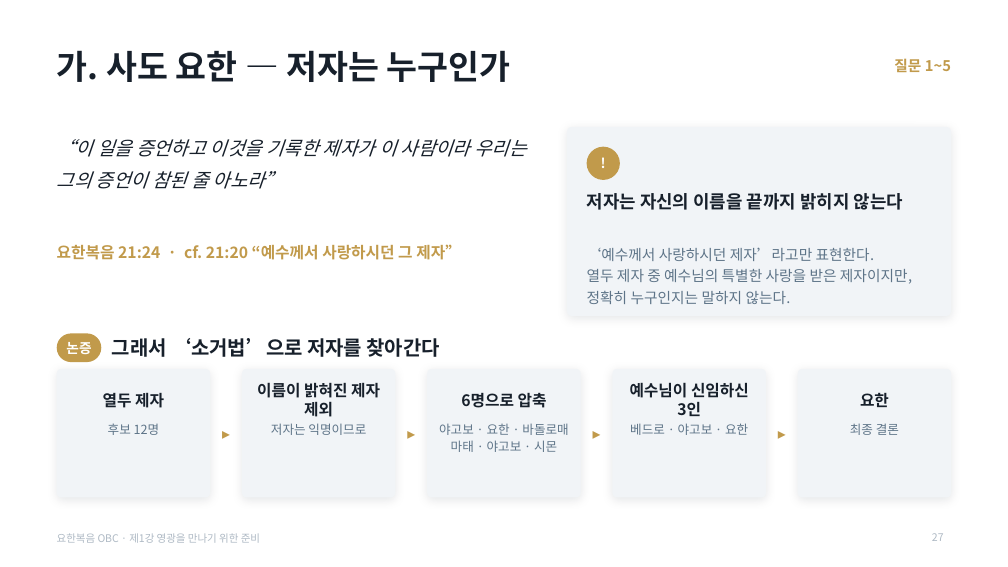
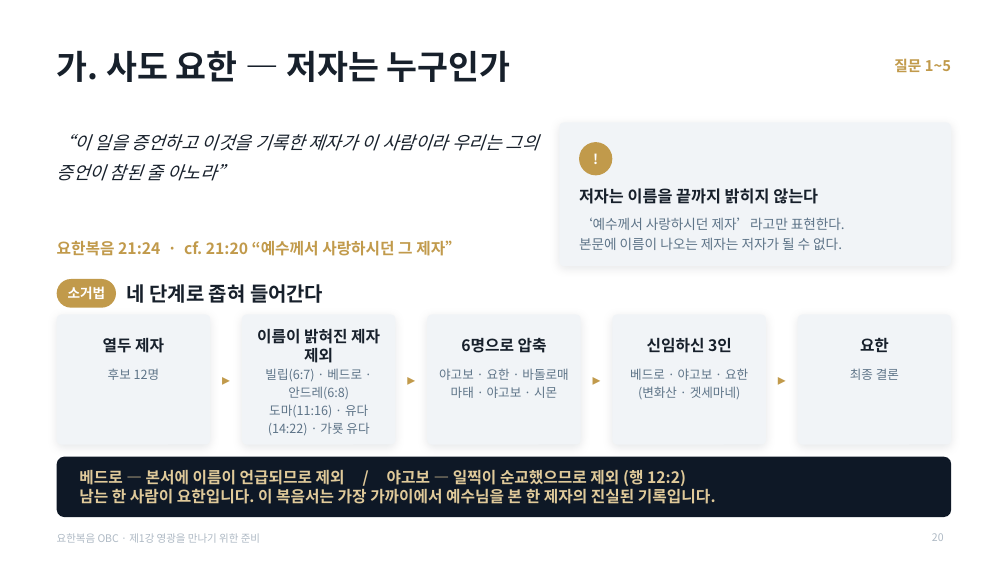
Before and after one commit to mio-modu/bible_GospelofJohn, a slide deck: slide 20 of dist/요한복음_1강_영광을_만나기_위한_준비.pptx (slide 27 before the commit). Drawn at 1008x567 pixels with LibreOffice and Linux fonts; fonts in the diff are those of the drawing. Boxes give left, top, right and bottom in pixels: in the first picture for what was removed or moved away, otherwise in the second. Text is boxed around its words. In the diff, an @@ line names an element or a change of style, - is before the commit and + after.

```diff
--- a/dist/요한복음_1강_영광을_만나기_위한_준비.pptx
+++ b/dist/요한복음_1강_영광을_만나기_위한_준비.pptx
@@ text "“이 일을 증언하고 이것을 기록한 ..." at bbox=[57, 134, 539, 181]: size 18 to 17 pt @@
@@ rounded rectangle: place and size @@
-rounded rectangle at bbox=[567, 127, 951, 316]
+rounded rectangle at bbox=[560, 123, 951, 266]
@@ rounded rectangle at bbox=[560, 123, 951, 266]: proportions changed @@
@@ ellipse: place and size @@
-ellipse at bbox=[587, 147, 620, 180]
+ellipse at bbox=[579, 142, 613, 175]
@@ text "!": place and size @@
-text "!" at bbox=[587, 147, 620, 180]
+text "!" at bbox=[579, 142, 613, 175]
@@ text at bbox=[579, 188, 818, 204]: text changed; size 17 to 15.5 pt @@
-저자는 자신의 이름을 끝까지 밝히지 않는다
+저자는 이름을 끝까지 밝히지 않는다
@@ text "요한복음 21:24 · cf. 21:20 ...": place and size @@
-text "요한복음 21:24 · cf. 21:20 ..." at bbox=[57, 244, 461, 260]
+text "요한복음 21:24 · cf. 21:20 ..." at bbox=[57, 240, 461, 256]
@@ text at bbox=[579, 237, 842, 250]: text changed; size 14 to 13 pt @@
-열두 제자 중 예수님의 특별한 사랑을 받은 제자이지만, 정확히 누구인지는 말하지 않는다.
+본문에 이름이 나오는 제자는 저자가 될 수 없다.
@@ text at bbox=[579, 217, 845, 230]: size 14 to 13 pt in "‘예수께서 사랑하시던 제자’라고만 표현한다." @@
@@ text "‘예수께서 사랑하시던 제자’라고만 표현한다.": place and size @@
-text "‘예수께서 사랑하시던 제자’라고만 표현한다." at bbox=[587, 247, 912, 304]
+text "‘예수께서 사랑하시던 제자’라고만 표현한다." at bbox=[579, 217, 845, 250]
@@ rounded rectangle: place and size @@
-rounded rectangle at bbox=[57, 333, 101, 362]
+rounded rectangle at bbox=[57, 279, 116, 308]
@@ text at bbox=[68, 286, 106, 299]: text changed @@
-논증
+소거법
@@ text at bbox=[127, 284, 323, 303]: text changed @@
-그래서 ‘소거법’으로 저자를 찾아간다
+네 단계로 좁혀 들어간다
@@ text at bbox=[647, 338, 732, 353]: text changed @@
-예수님이 신임하신 3인
+신임하신 3인
@@ text at bbox=[265, 368, 369, 435]: text changed @@
-저자는 익명이므로
+빌립(6:7) · 베드로 · 안드레(6:8)
+도마(11:16) · 유다(14:22) · 가룟 유다
@@ 12 texts, 5 rounded rectangles: place and size @@
-12 texts, 5 rounded rectangles at bbox=[57, 369, 951, 498]
+12 texts, 5 rounded rectangles at bbox=[57, 315, 951, 445]
@@ text at bbox=[638, 386, 741, 399]: paragraph added @@
+(변화산 · 겟세마네)
@@ rounded rectangle added at bbox=[57, 457, 951, 517], fill #0E1826 @@
@@ text added at bbox=[79, 469, 716, 504], 15 pt, text #E0CA9A, bold @@
+베드로 — 본서에 이름이 언급되므로 제외 / 야고보 — 일찍이 순교했으므로 제외 (행 12:2)
+남는 한 사람이 요한입니다. 이 복음서는 가장 가까이에서 예수님을 본 한 제자의 진실된 기록입니다.
@@ page number at bbox=[932, 533, 944, 541]: text changed @@
-27
+20
```
Also in this commit, not shown: 27 other slides changed, 16 slides removed, 8 other files.
